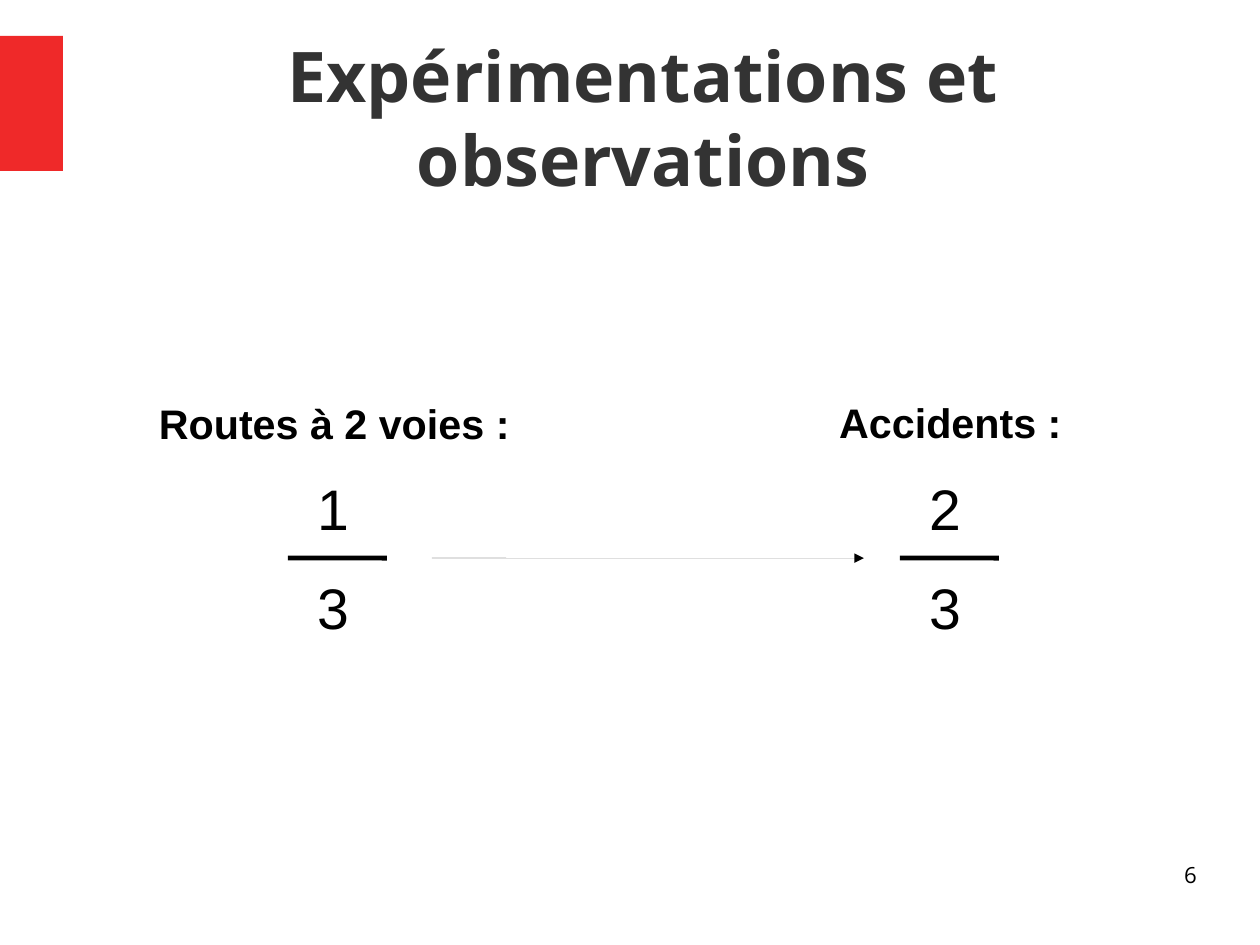
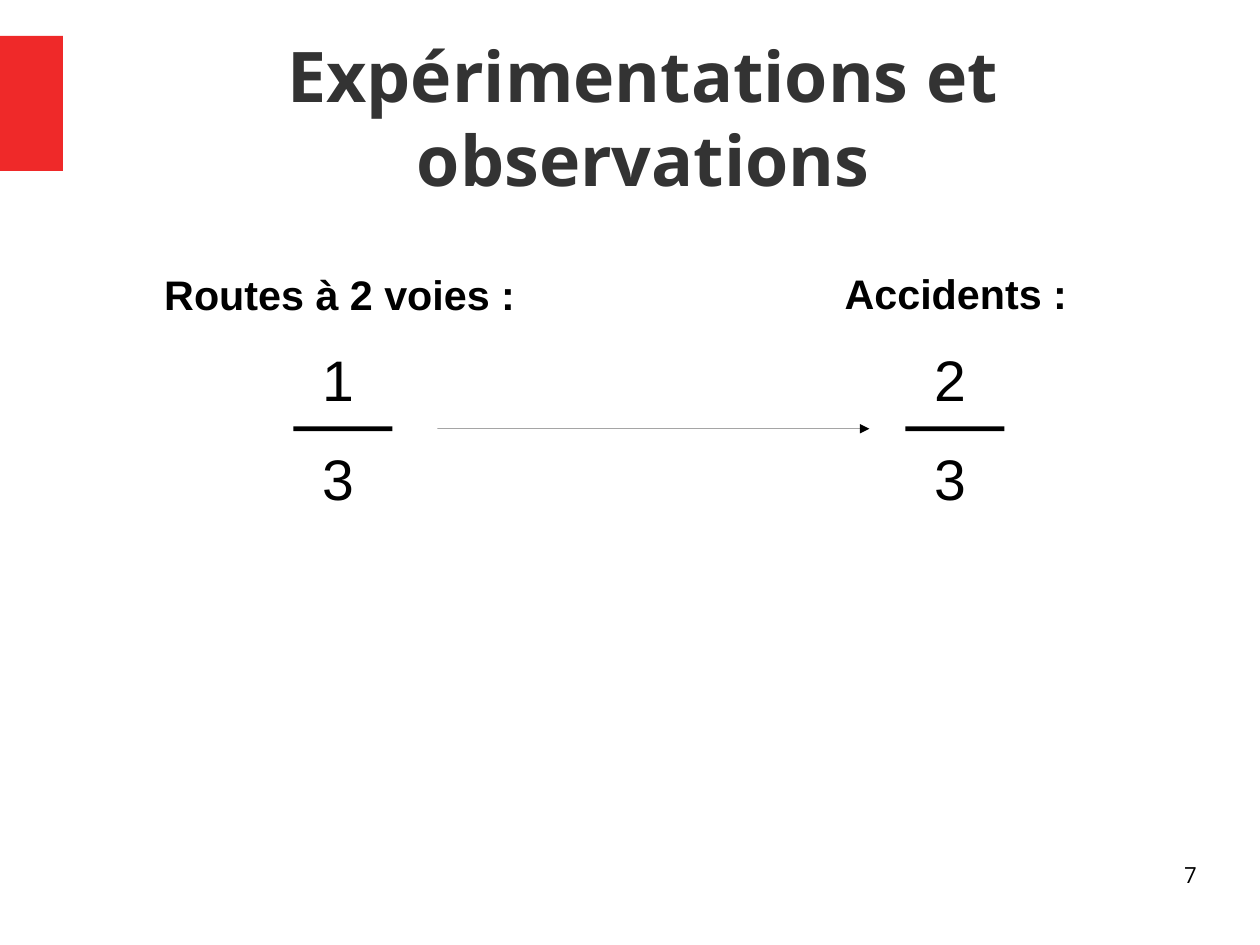
Before and after one commit to jugall/projet_are_final, a slide deck: slide 7 of Téléchargements/are.odp (slide 6 before the commit). Drawn at 1260x945 pixels with LibreOffice and Linux fonts; fonts in the diff are those of the drawing. Boxes give left, top, right and bottom in pixels: in the first picture for what was removed or moved away, otherwise in the second. Text is boxed around its words. In the diff, an @@ line names an element or a change of style, - is before the commit and + after.

```diff
--- a/Téléchargements/are.odp
+++ b/Téléchargements/are.odp
@@ 6 texts, 2 lines, 1 arrow: place and size @@
-6 texts, 2 lines, 1 arrow at <box>159,408,1036,630</box>
+6 texts, 2 lines, 1 arrow at <box>164,279,1042,501</box>
@@ page number at <box>1184,867,1197,883</box>: text changed @@
-6
+7
```
Also in this commit, not shown: 7 other slides changed, 3 slides added, 1 slide removed, 3 other files.
